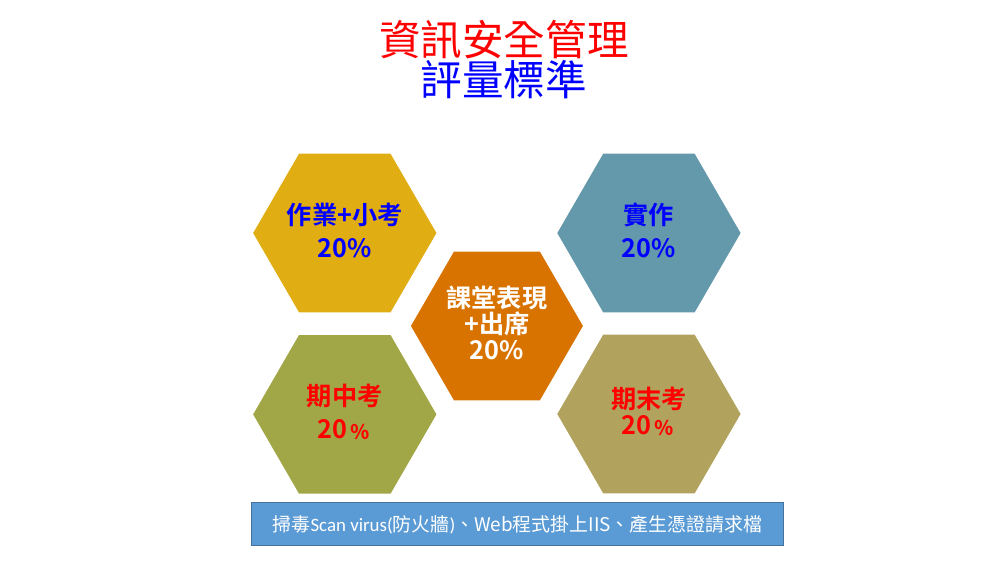
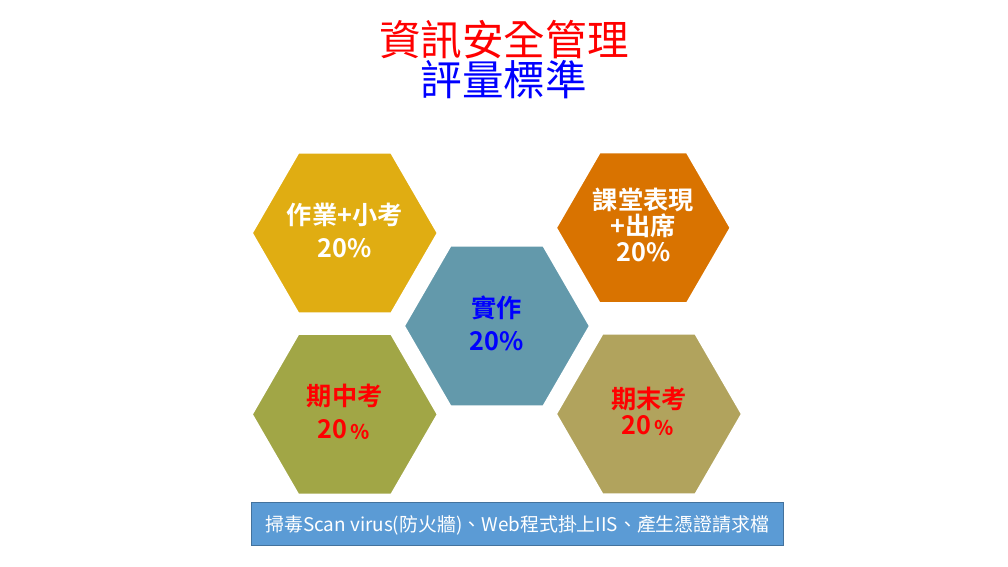
Before and after one commit to chih-chengwu/Information-Security-Markdown, a slide deck: slide 2 of 1-1.課堂規定及評量標準.pptx. Drawn at 1008x567 pixels with LibreOffice and Linux fonts; fonts in the diff are those of the drawing. Boxes give left, top, right and bottom in pixels: in the first picture for what was removed or moved away, otherwise in the second. Text is boxed around its words. In the diff, an @@ line names an element or a change of style, - is before the commit and + after.

```diff
--- a/1-1.課堂規定及評量標準.pptx
+++ b/1-1.課堂規定及評量標準.pptx
@@ hexagon "作業+小考" at (252, 153, 438, 314): text colour #0000FF to #FFFFFF @@
@@ hexagon "課堂表現+出席20%": place and size @@
-hexagon "課堂表現+出席20%" at (410, 250, 585, 402)
+hexagon "課堂表現+出席20%" at (556, 153, 730, 304)
@@ hexagon "實作": place and size @@
-hexagon "實作" at (556, 153, 742, 314)
+hexagon "實作" at (404, 246, 590, 407)
@@ rectangle "掃毒Scan virus(防火牆)、Web程式掛上IIS、產生憑證請求檔" at (252, 502, 783, 546): font Calibri to Noto Sans CJK SC in "掃毒Scan virus(防火牆)、Web程式掛上IIS、產生憑證請求檔"; font Noto Sans CJK TC to Noto Sans CJK SC in "virus(防火牆)、Web程式掛上IIS、產生憑證請求檔" @@
```
Also in this commit, not shown: 2 other slides changed, 4 other files.
